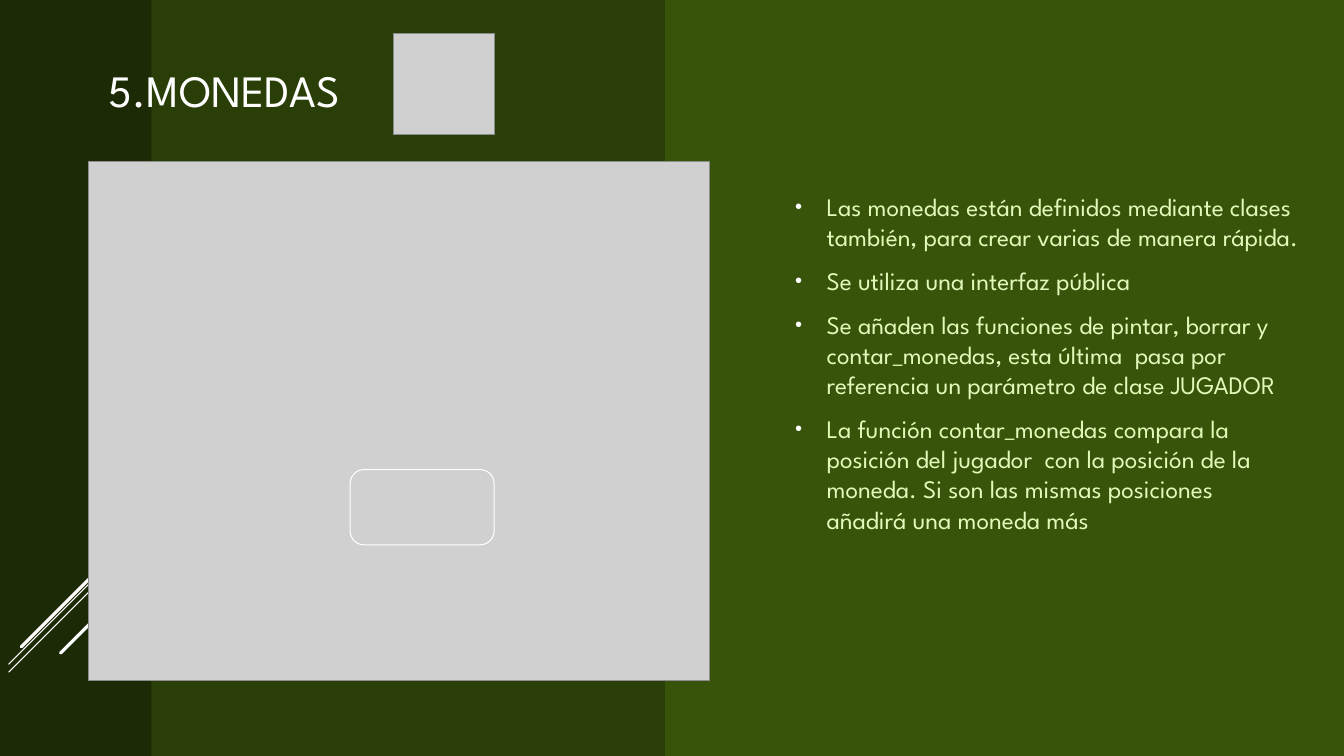
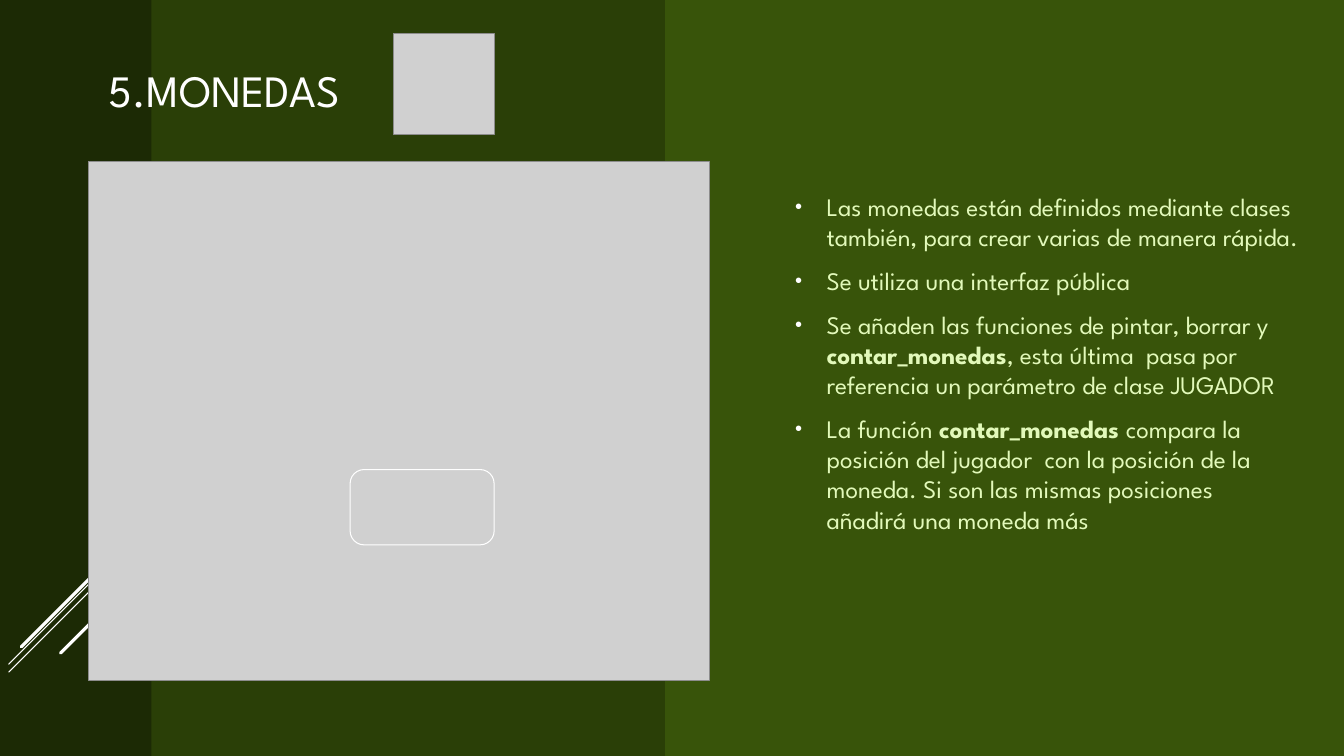
Before and after one commit to aigora/twA109_1920-camara-termica, a slide deck: slide 7 of CROSS the road.pptx. Drawn at 1344x756 pixels with LibreOffice and Linux fonts; fonts in the diff are those of the drawing; grey boxes stand for pictures. Boxes give left, top, right and bottom in pixels: in the first picture for what was removed or moved away, otherwise in the second. Text is boxed around its words. In the diff, an @@ line names an element or a change of style, - is before the commit and + after.

```diff
--- a/CROSS the road.pptx
+++ b/CROSS the road.pptx
@@ text at (827,316,1275,530): bold on in "contar_monedas,", "contar_monedas" @@
```
Also in this commit, not shown: 4 other slides changed.
